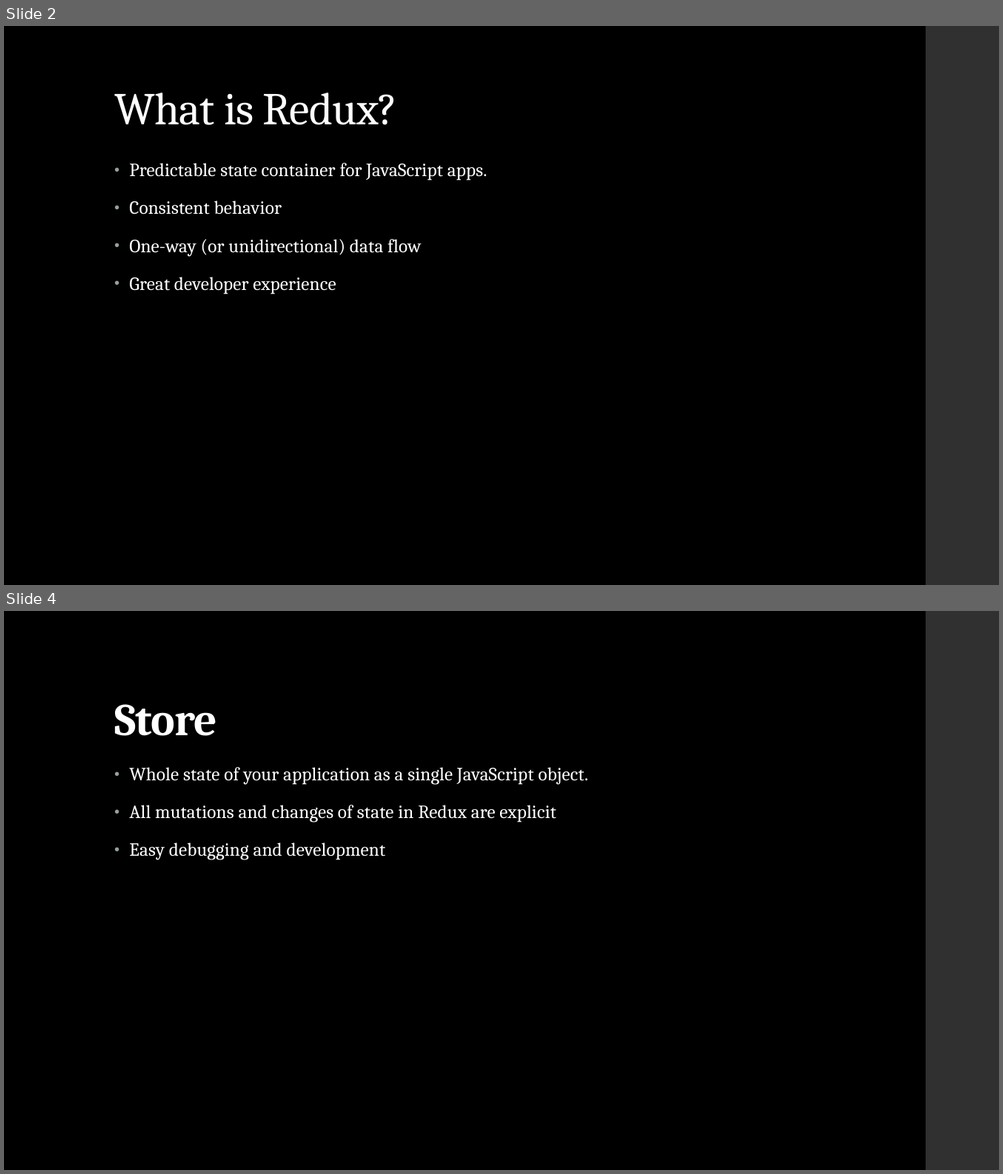
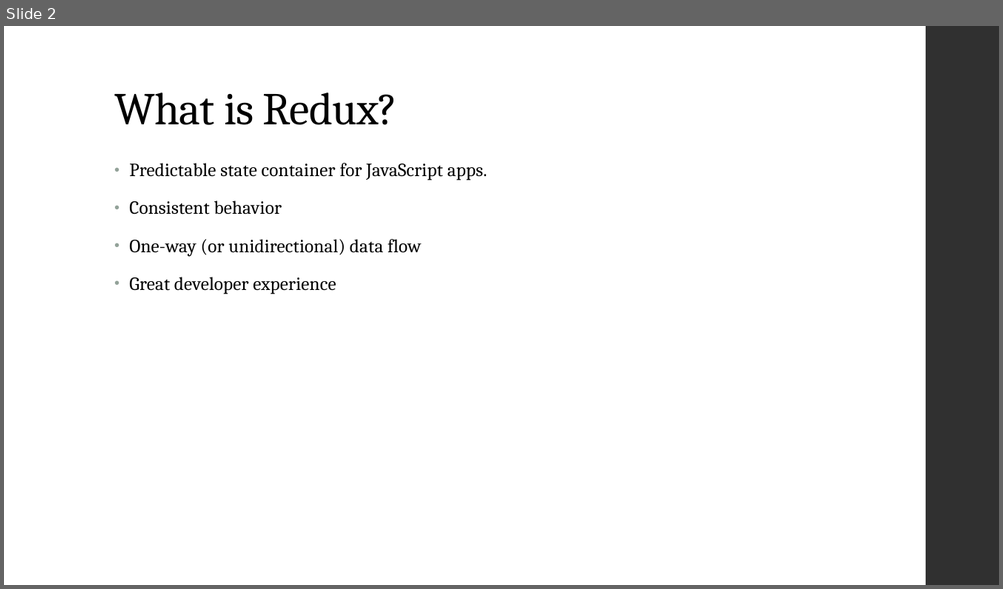
Before and after one commit to arunicus/tic-tac-toe, a slide deck: Redux.pptx. Shown one above the other, each under a label of ours: slides 2 and 4 before the commit, slide 2 after it; the slides between them are not shown. The pictures are 1003x1174 and 1003x589 pixels, drawn with LibreOffice and Linux fonts; fonts in the diff are those of the drawing. Boxes give left, top, right and bottom in pixels: in the first picture for what was removed or moved away, otherwise in the second. Text is boxed around its words. In the diff, an @@ line names an element or a change of style, - is before the commit and + after.

```diff
--- a/Redux.pptx
+++ b/Redux.pptx
@@ slide 4 removed at (4,611,999,1170), background #000000; not listed: 1 template element that a slide beside it also shows @@
@@ title removed at (114,704,217,736) @@
-Store
@@ text removed at (129,767,589,860) @@
-• Whole state of your application as a single JavaScript object.
-• All mutations and changes of state in Redux are explicit
-• Easy debugging and development
@@ slide 2 changed as well @@
@@ background #000000 to #FFFFFF @@
@@ title "What is Redux?" at (114,93,398,125): text colour #FFFFFF to #000000 @@
@@ text "Predictable state container for JavaScript ..." at (129,163,487,295): text colour #FFFFFF to #000000 @@
```
Also in this commit, not shown: 10 other slides changed, 4 other slides removed, 9 other files.
